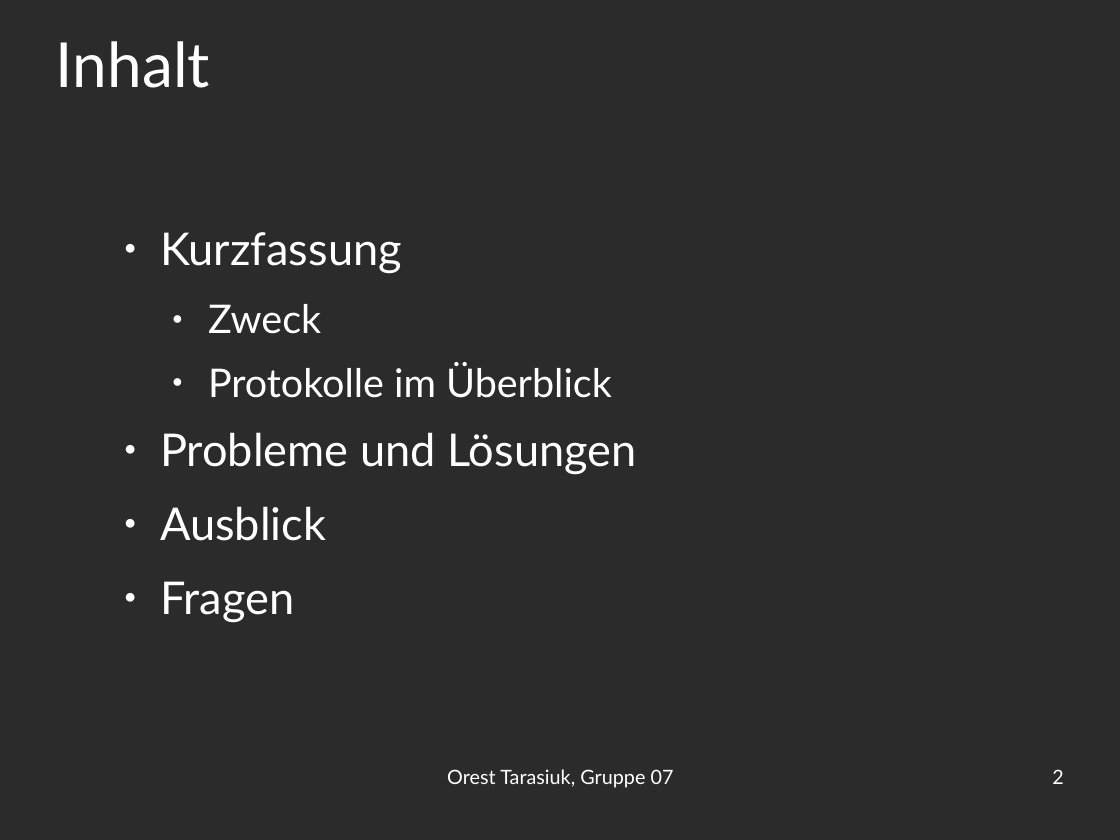
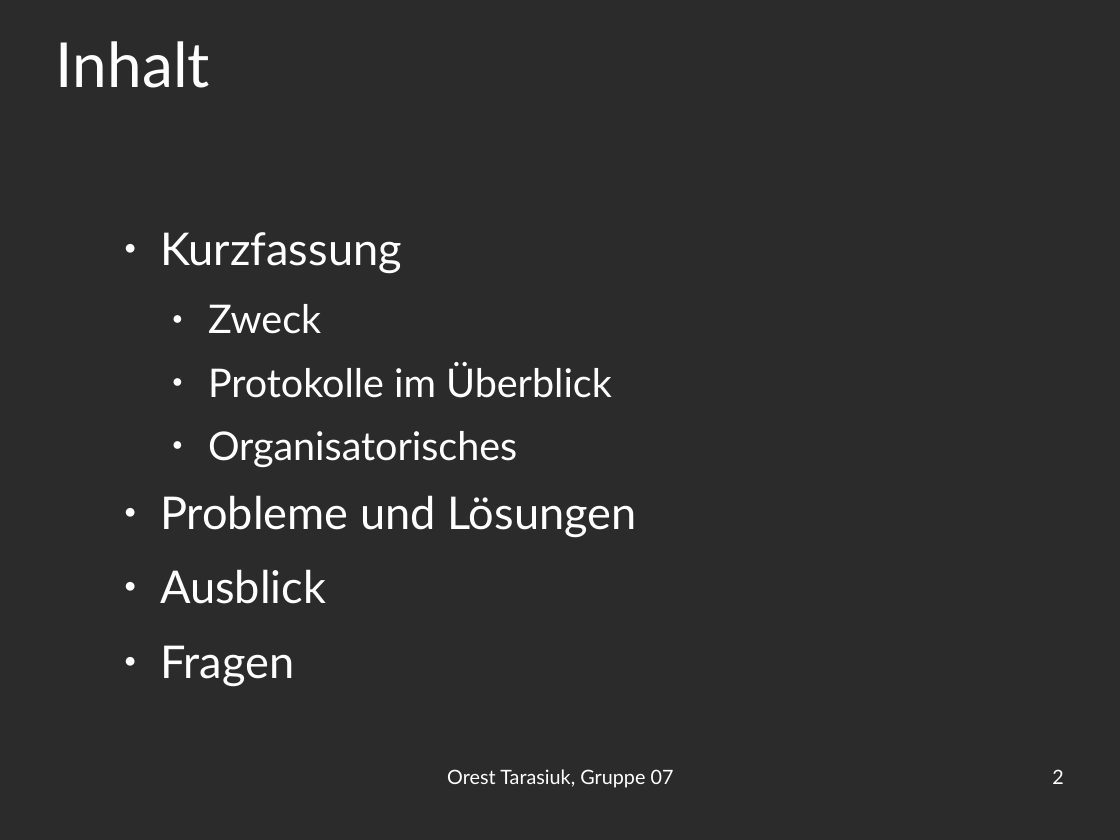
Before and after one commit to OrestTa/etip, a slide deck: slide 2 of Projekt1/Protokolle/verlauf1.odp. Drawn at 1120x840 pixels with LibreOffice and Linux fonts; fonts in the diff are those of the drawing; background and template pictures are left out; a plain dark background stands for a picture behind light text. Boxes give left, top, right and bottom in pixels: in the first picture for what was removed or moved away, otherwise in the second. Text is boxed around its words. In the diff, an @@ line names an element or a change of style, - is before the commit and + after.

```diff
--- a/Projekt1/Protokolle/verlauf1.odp
+++ b/Projekt1/Protokolle/verlauf1.odp
@@ text at (208, 431, 517, 467): paragraph added @@
+  ● Organisatorisches
```
Also in this commit, not shown: 2 other slides changed, 1 slide added, 1 other file.
